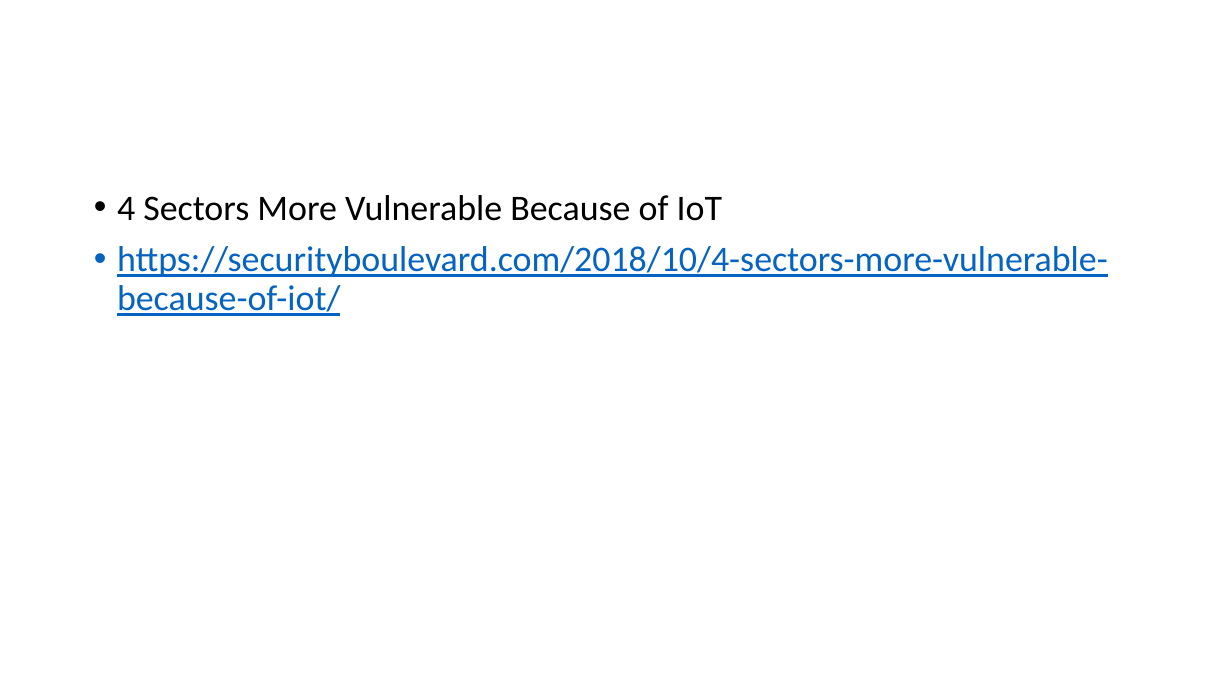
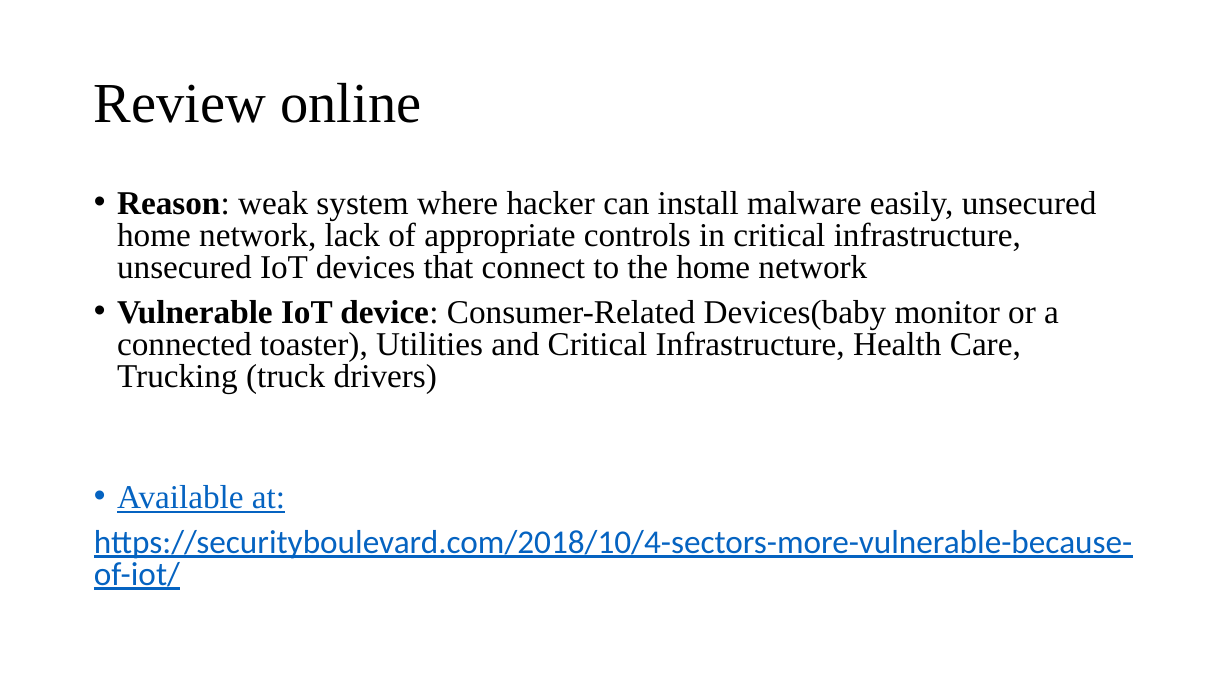
Before and after one commit to ahass046/necessary_files, a slide deck: slide 7 of Second_week/Picking up IoT.pptx. Drawn at 1232x693 pixels with LibreOffice and Linux fonts; fonts in the diff are those of the drawing. Boxes give left, top, right and bottom in pixels: in the first picture for what was removed or moved away, otherwise in the second. Text is boxed around its words. In the diff, an @@ line names an element or a change of style, - is before the commit and + after.

```diff
--- a/Second_week/Picking up IoT.pptx
+++ b/Second_week/Picking up IoT.pptx
@@ title added at box(94, 82, 421, 123), 44 pt, text #000000 @@
+Review online
@@ text at box(117, 191, 1097, 513): text changed; size 28 to 25.9 pt; font Calibri to Times New Roman @@
-• 4 Sectors More Vulnerable Because of IoT
+• Reason: weak system where hacker can install malware easily, unsecured home network, lack of appropriate controls in critical infrastructure, unsecured IoT devices that connect to the home network
+• Vulnerable IoT device: Consumer-Related Devices(baby monitor or a connected toaster), Utilities and Critical Infrastructure, Health Care, Trucking (truck drivers)
+• Available at:
@@ text at box(94, 530, 1132, 590): size 28 to 25.9 pt in "https://securityboulevard.com/2018/10/4-sectors-more-vulnera ..."; bullet • to none; line spacing 0.9 to 0.8 @@
```
Also in this commit, not shown: 1 other slide changed, 1 slide added.
